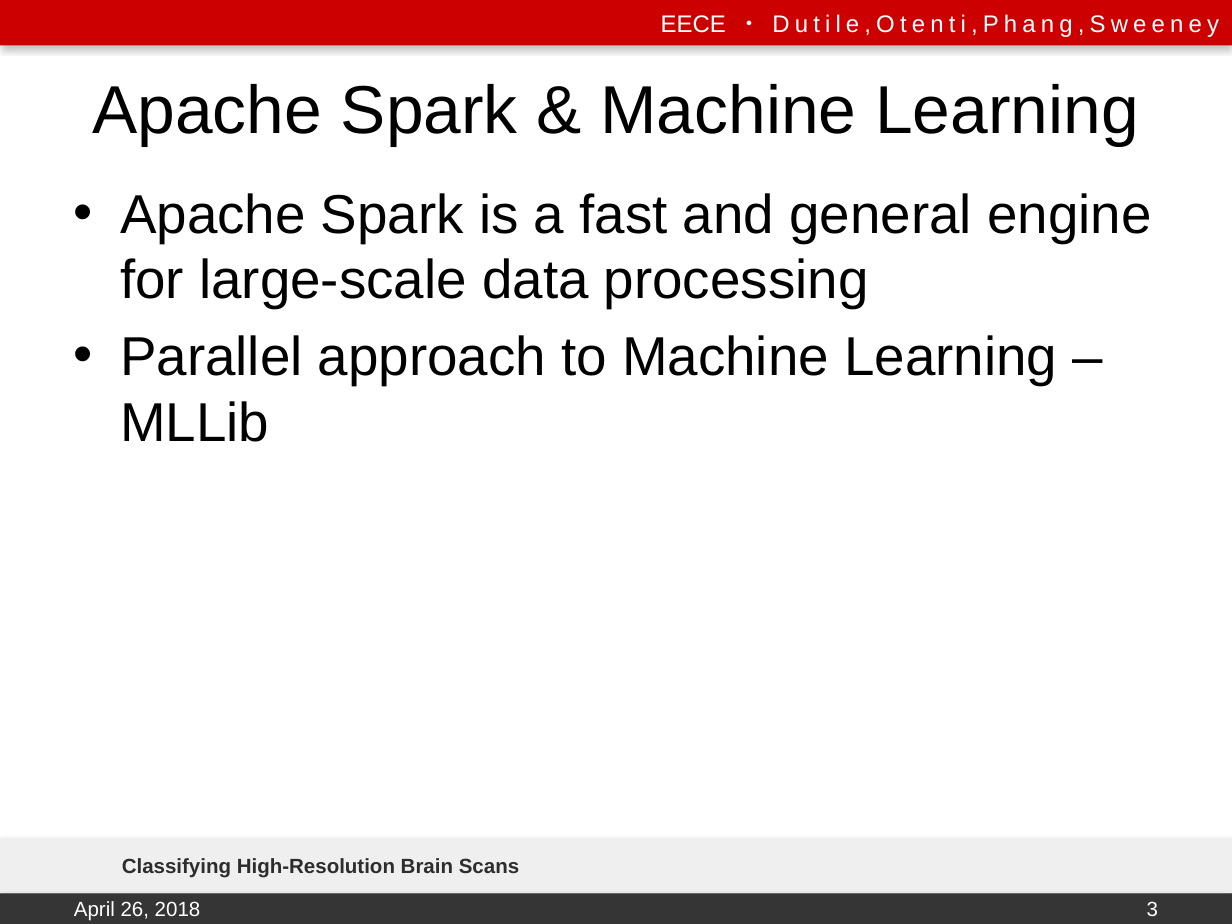
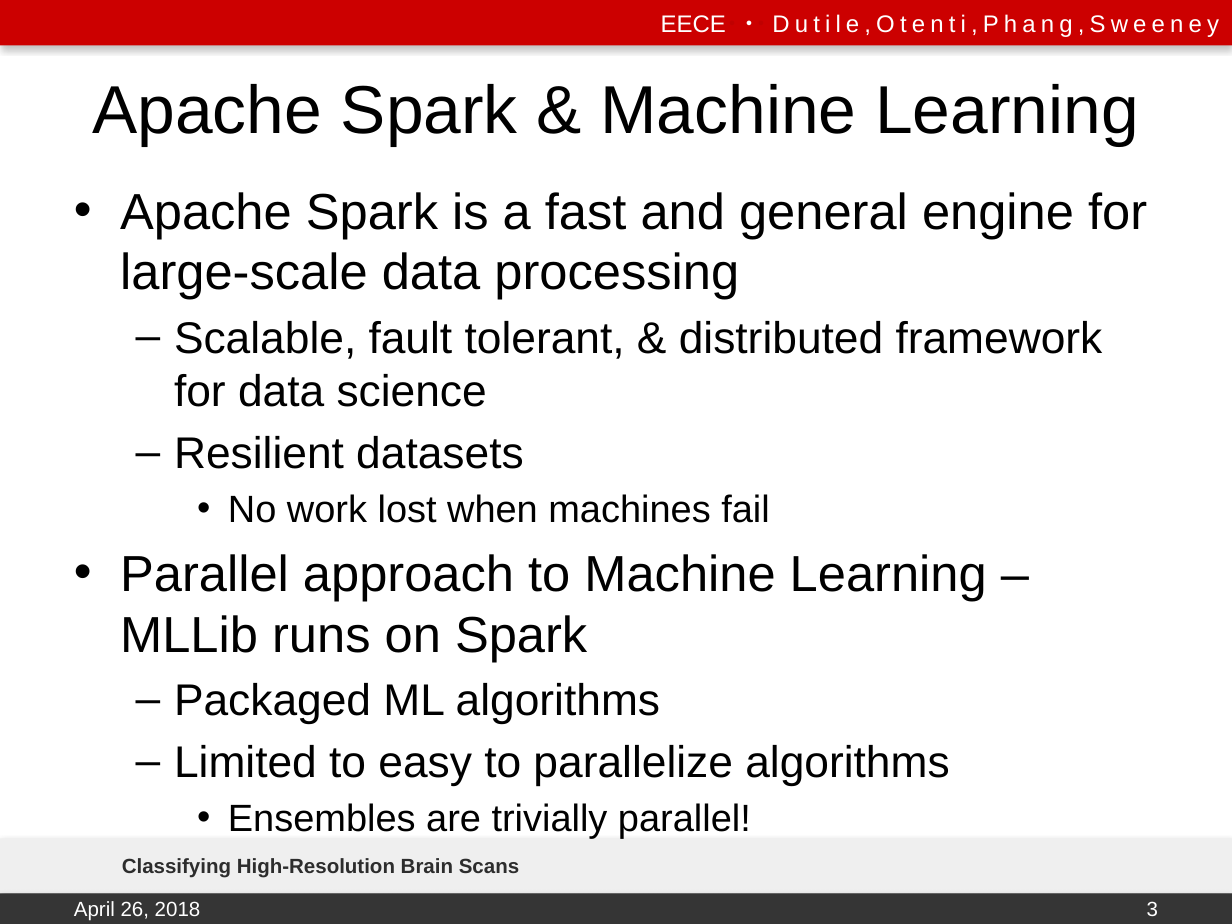
Before and after one commit to emily-jean/ml-brains, a slide deck: slide 3 of presentation/DutileOtentiPhangSweeney.pptx. Drawn at 1232x924 pixels with LibreOffice and Linux fonts; fonts in the diff are those of the drawing; background and template pictures are left out. Boxes give left, top, right and bottom in pixels: in the first picture for what was removed or moved away, otherwise in the second. Text is boxed around its words. In the diff, an @@ line names an element or a change of style, - is before the commit and + after.

Commit message:
update spark & ml slide

```diff
--- a/presentation/DutileOtentiPhangSweeney.pptx
+++ b/presentation/DutileOtentiPhangSweeney.pptx
@@ text at (120, 192, 1147, 300): size 32 to 29.6 pt in "Apache Spark is a fast and general ..." @@
@@ text at (120, 321, 1103, 839): text changed; size 32 to 25.9 pt @@
-• Parallel approach to Machine Learning – MLLib
+  – Scalable, fault tolerant, & distributed framework for data science
+  – Resilient datasets
+    • No work lost when machines fail
+• Parallel approach to Machine Learning – MLLib runs on Spark
+  – Packaged ML algorithms
+  – Limited to easy to parallelize algorithms
+    • Ensembles are trivially parallel!
```
